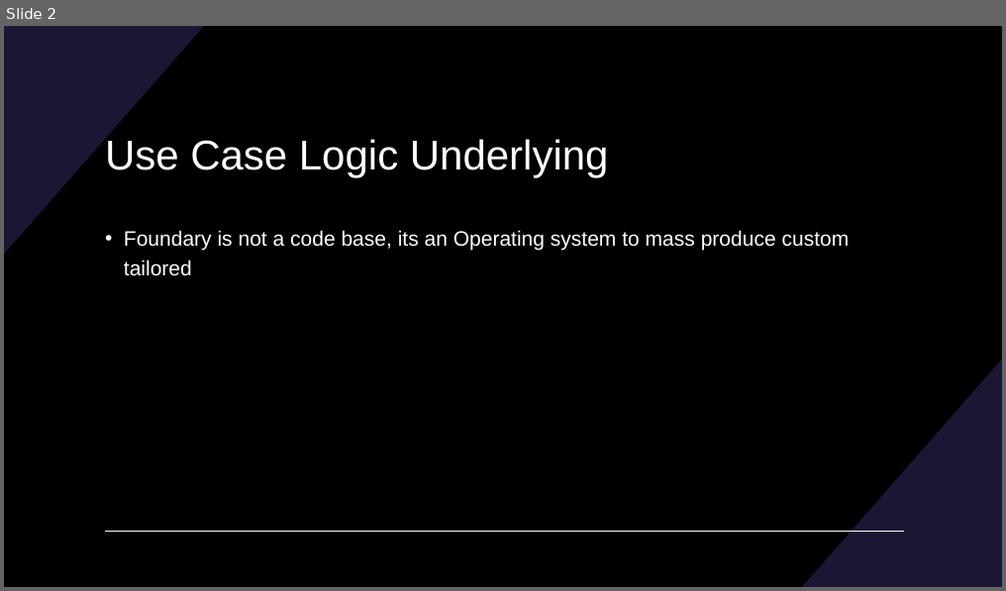
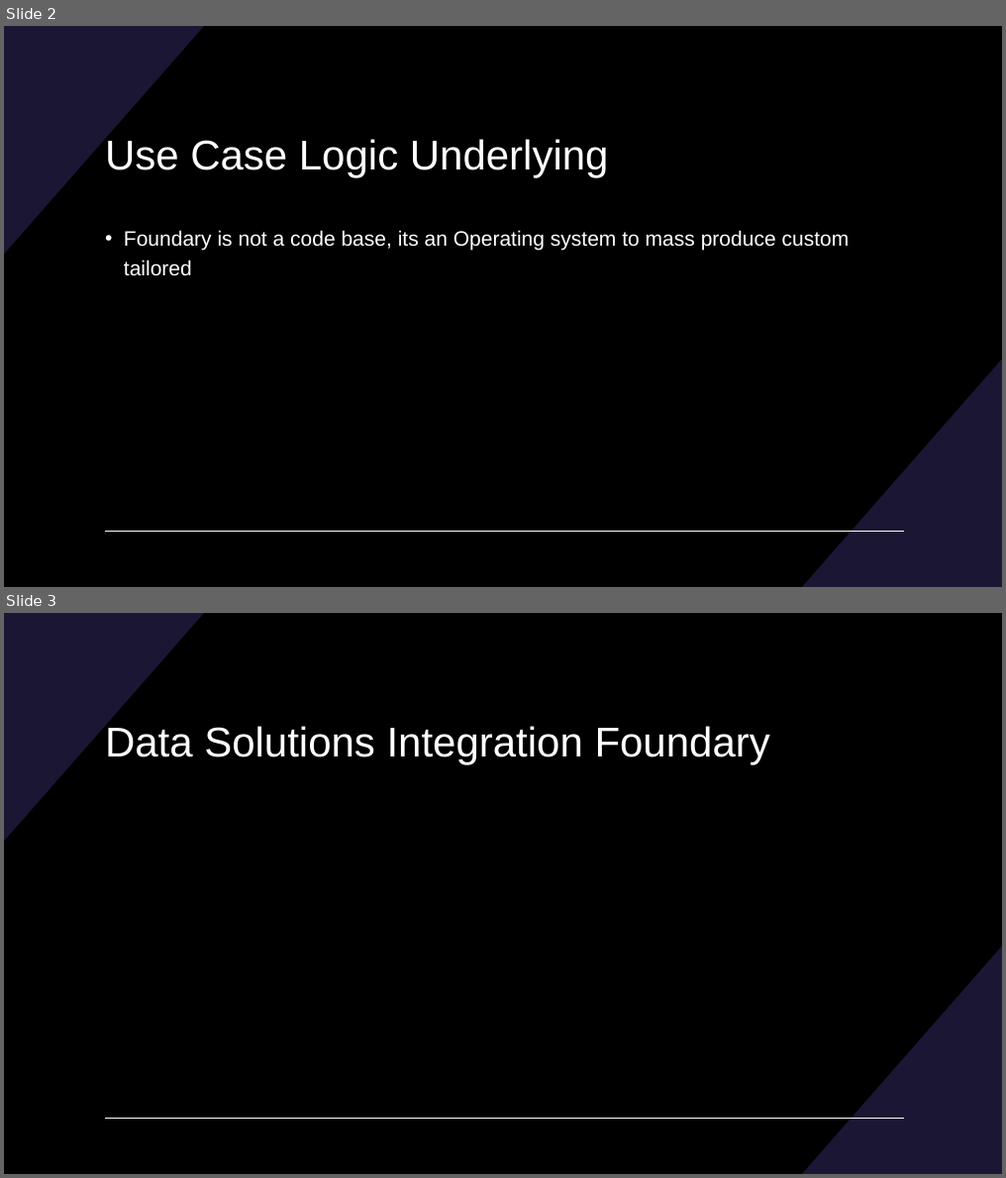
Before and after one commit to Orko24/PLTR_GAIA_4, a slide deck: Workflow/Foundry Product_Use_case_Logic.pptx. Shown one above the other, each under a label of ours: slide 2 before the commit, slides 2 and 3 after it. The pictures are 1006x591 and 1006x1178 pixels, drawn with LibreOffice and Linux fonts; fonts in the diff are those of the drawing. Boxes give left, top, right and bottom in pixels: in the first picture for what was removed or moved away, otherwise in the second. Text is boxed around its words. In the diff, an @@ line names an element or a change of style, - is before the commit and + after.

```diff
--- a/Workflow/Foundry Product_Use_case_Logic.pptx
+++ b/Workflow/Foundry Product_Use_case_Logic.pptx
@@ slide 3 added at bbox=[4, 613, 1002, 1174], background #000000; not listed: 3 template elements that a slide beside it also shows @@
@@ title added at bbox=[105, 723, 770, 764], 40 pt, text #FFFFFF @@
+Data Solutions Integration Foundary
```
Also in this commit, not shown: 2 other slides added, 1 slide removed, 3 other files.
